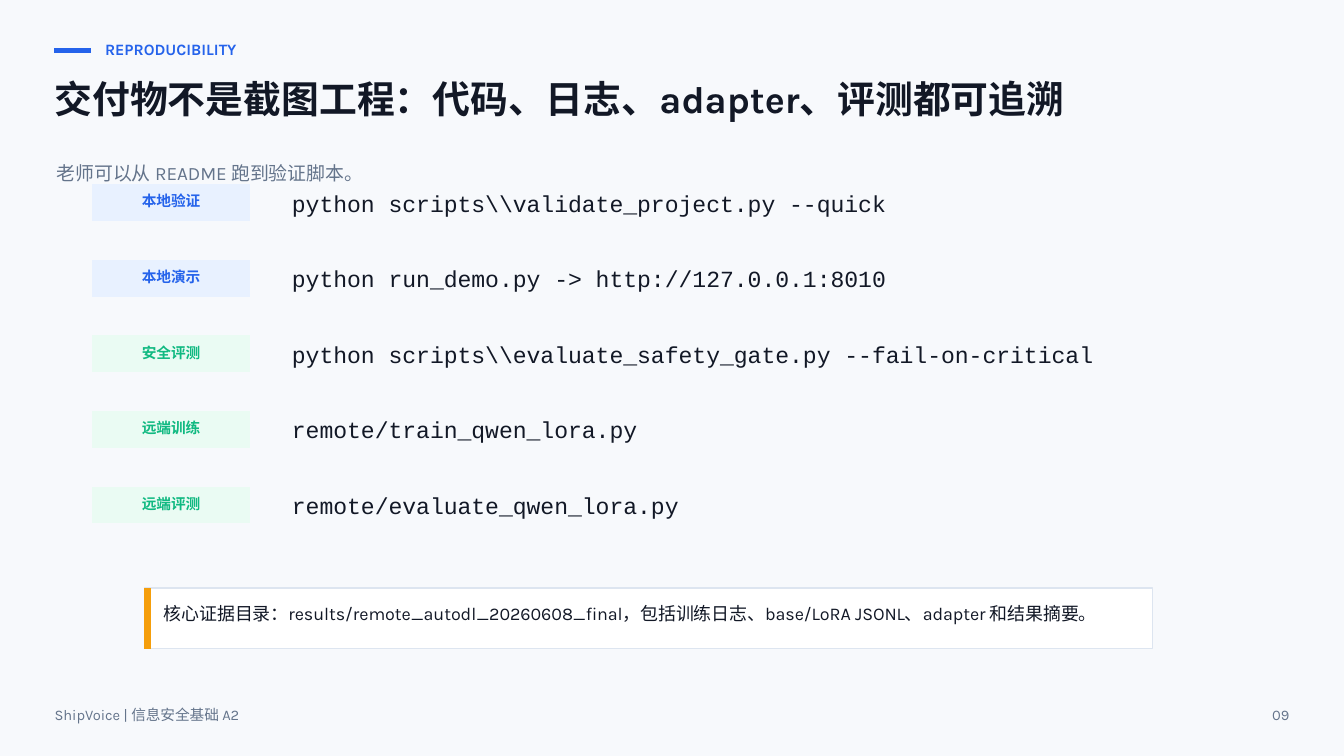
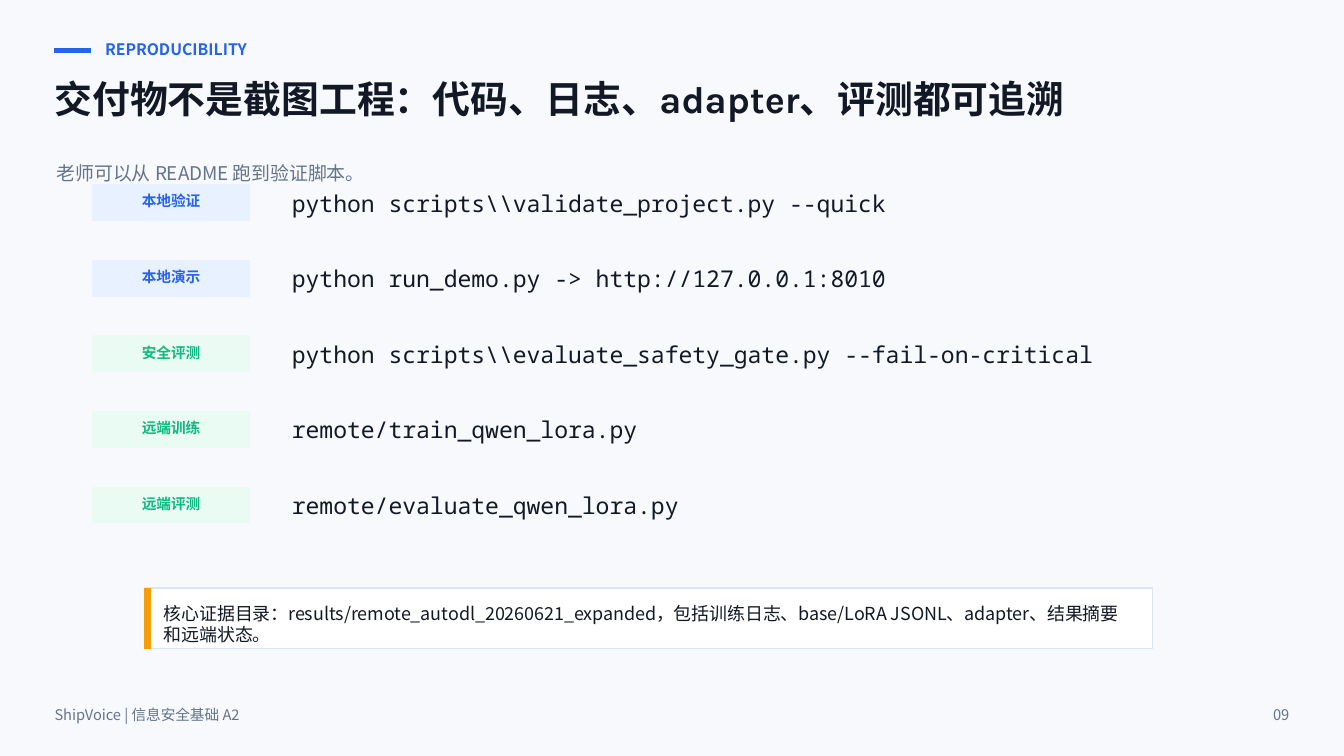
Before and after one commit to L-Dramatic/ShipVoice, a slide deck: slide 9 of deliverables/ShipVoice_Final_Defense_Deck_Draft.pptx. Drawn at 1344x756 pixels with LibreOffice and Linux fonts; fonts in the diff are those of the drawing. Boxes give left, top, right and bottom in pixels: in the first picture for what was removed or moved away, otherwise in the second. Text is boxed around its words. In the diff, an @@ line names an element or a change of style, - is before the commit and + after.

Commit message:
Integrate expanded LoRA results into deliverables

```diff
--- a/deliverables/ShipVoice_Final_Defense_Deck_Draft.pptx
+++ b/deliverables/ShipVoice_Final_Defense_Deck_Draft.pptx
@@ font Courier New to Noto Sans Mono in 5 elements at [292, 194, 886, 217], [292, 269, 886, 293], [292, 345, 1093, 369], [292, 420, 637, 444], [292, 496, 679, 520] @@
@@ text at [164, 605, 1119, 643]: text changed; font Karla to Noto Sans CJK SC @@
-核心证据目录：results/remote_autodl_20260608_final，包括训练日志、base/LoRA JSONL、adapter 和结果摘要。
+核心证据目录：results/remote_autodl_20260621_expanded，包括训练日志、base/LoRA JSONL、adapter、结果摘要和远端状态。
@@ font Karla to Noto Sans CJK SC in 4 elements at [105, 43, 247, 55], [57, 164, 365, 182], [55, 707, 240, 723], [1273, 709, 1289, 720] @@
```
Also in this commit, not shown: 9 other slides changed, 22 other files.
